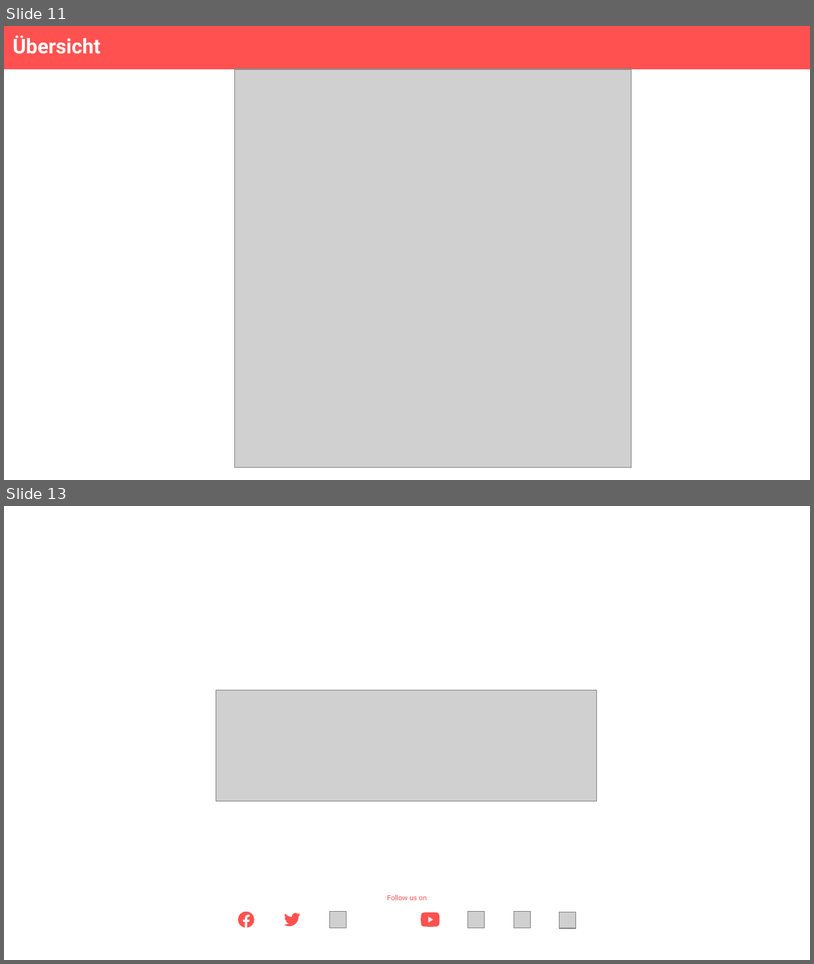
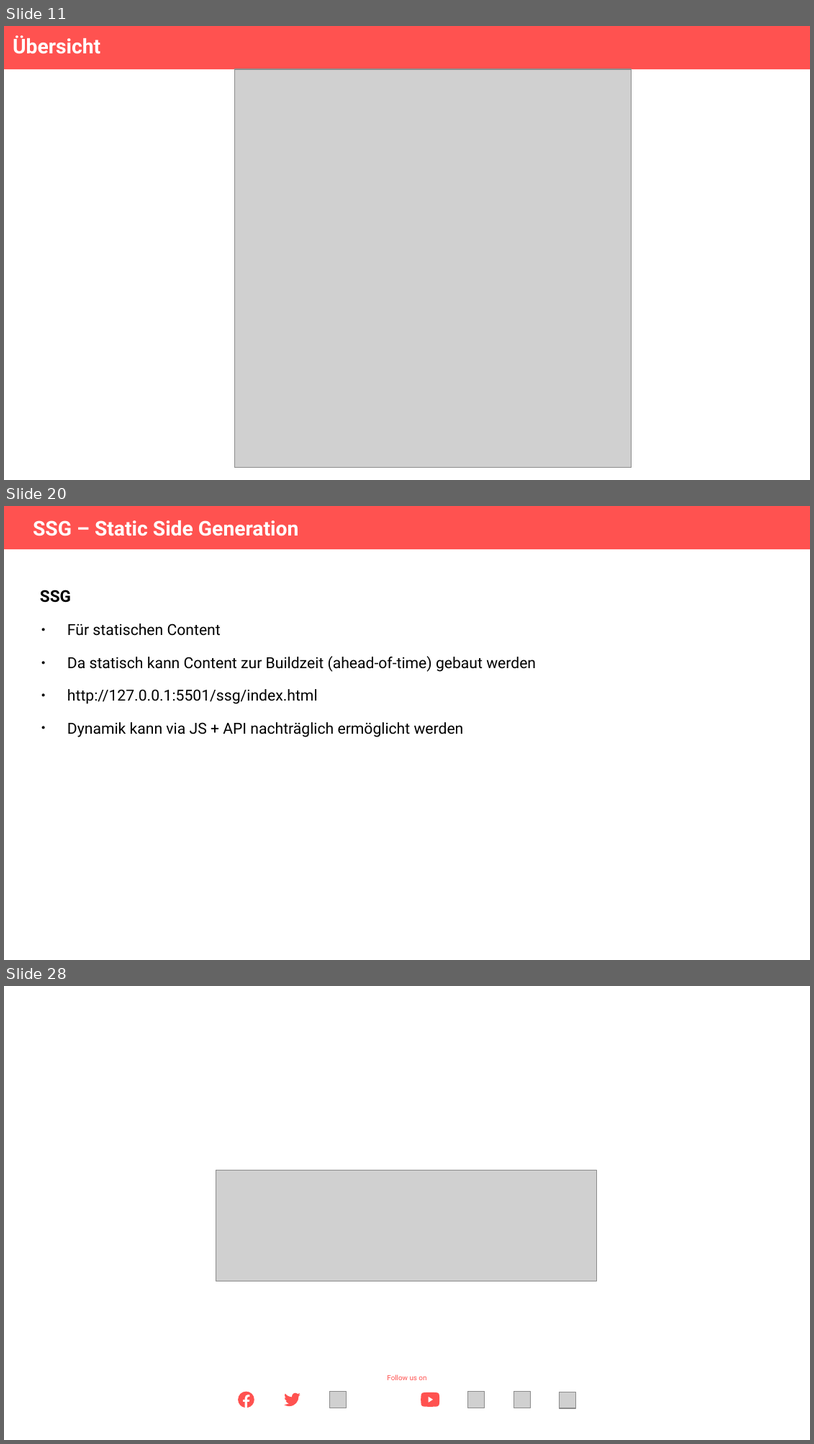
Before and after one commit to Theiaz/renderingpatterns, a slide deck: vortrag.odp. Shown one above the other, each under a label of ours: slides 11 and 13 before the commit, slides 11, 20 and 28 after it; the slides between them are not shown. The pictures are 814x964 and 814x1444 pixels, drawn with LibreOffice and Linux fonts; fonts in the diff are those of the drawing; grey boxes stand for pictures; background and template pictures are left out. Boxes give left, top, right and bottom in pixels: in the first picture for what was removed or moved away, otherwise in the second. Text is boxed around its words. In the diff, an @@ line names an element or a change of style, - is before the commit and + after.

```diff
--- a/vortrag.odp
+++ b/vortrag.odp
@@ slide 20 added at box(4, 506, 810, 960), background #FFFFFF @@
@@ rectangle added at box(4, 506, 810, 549), fill #FF5250 @@
@@ title added at box(33, 520, 298, 536), 20 pt, text #FFFFFF, bold @@
+SSG – Static Side Generation
@@ text added at box(40, 590, 71, 602), 16 pt, text #000000, bold @@
+SSG
@@ text added at box(67, 623, 536, 737), 15 pt, text #000000 @@
+● Für statischen Content
+● Da statisch kann Content zur Buildzeit (ahead-of-time) gebaut werden
+● http://127.0.0.1:5501/ssg/index.html
+● Dynamik kann via JS + API nachträglich ermöglicht werden
@@ what was slide 13 is now slide 28 @@
```
Also in this commit, not shown: 3 slides changed, 14 other slides added, 2 other files.
